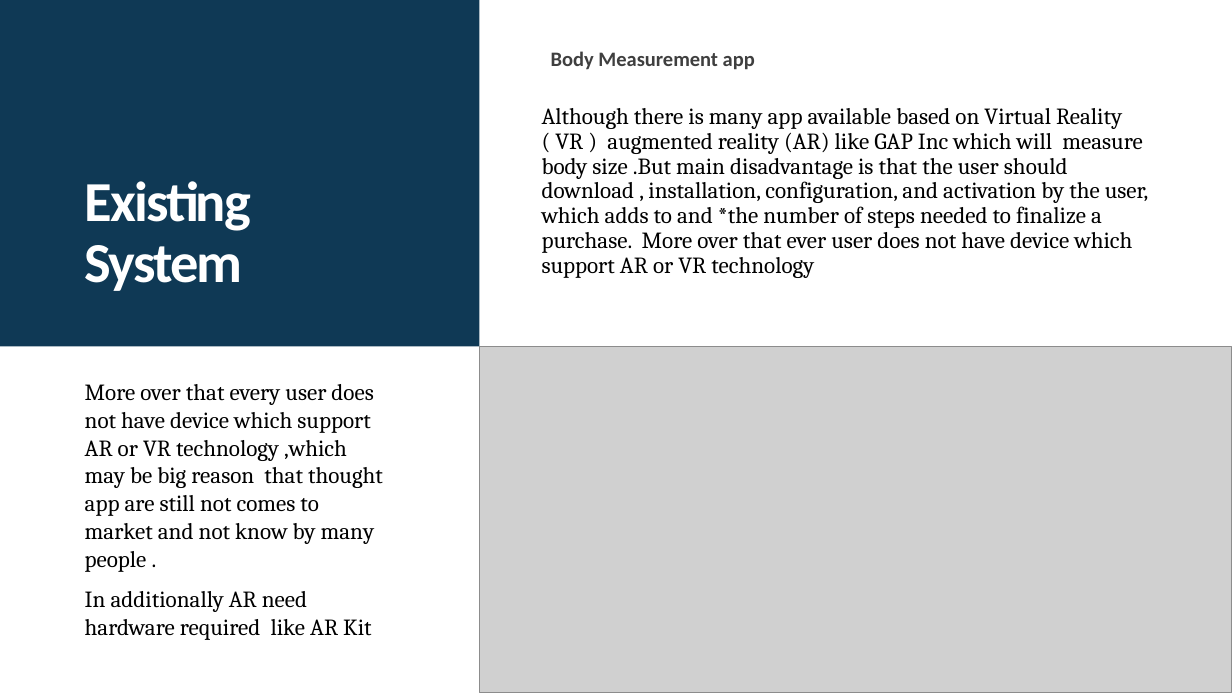
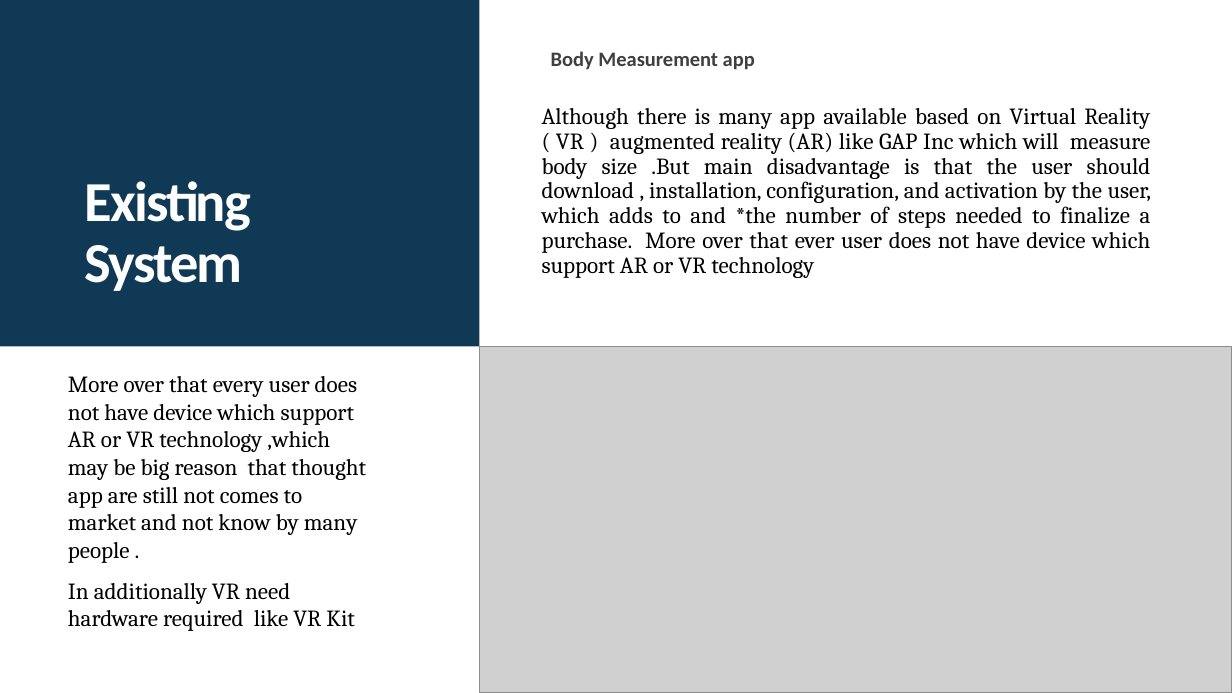
Before and after one commit to 3-idiot/VIRTUAL-CLOTHING-SYSTEM, a slide deck: slide 4 of doc/PPT/VIRTUAL CLOTHING SYSTEM (v1).pptx. Drawn at 1232x693 pixels with LibreOffice and Linux fonts; fonts in the diff are those of the drawing; grey boxes stand for pictures. Boxes give left, top, right and bottom in pixels: in the first picture for what was removed or moved away, otherwise in the second. Text is boxed around its words. In the diff, an @@ line names an element or a change of style, - is before the commit and + after.

```diff
--- a/doc/PPT/VIRTUAL CLOTHING SYSTEM (v1).pptx
+++ b/doc/PPT/VIRTUAL CLOTHING SYSTEM (v1).pptx
@@ text "Although there is many app ..." at box(542, 108, 1151, 278): alignment left to justified @@
@@ text "More over that every user ...": place and size @@
-text "More over that every user ..." at box(85, 384, 383, 640)
+text "More over that every user ..." at box(68, 376, 366, 631)
@@ text at box(68, 583, 354, 631): text changed @@
-In additionally AR need hardware required like AR Kit
+In additionally VR need hardware required like VR Kit
```
Also in this commit, not shown: 6 other slides changed, 4 slides added, 2 slides removed, 3 other files.
